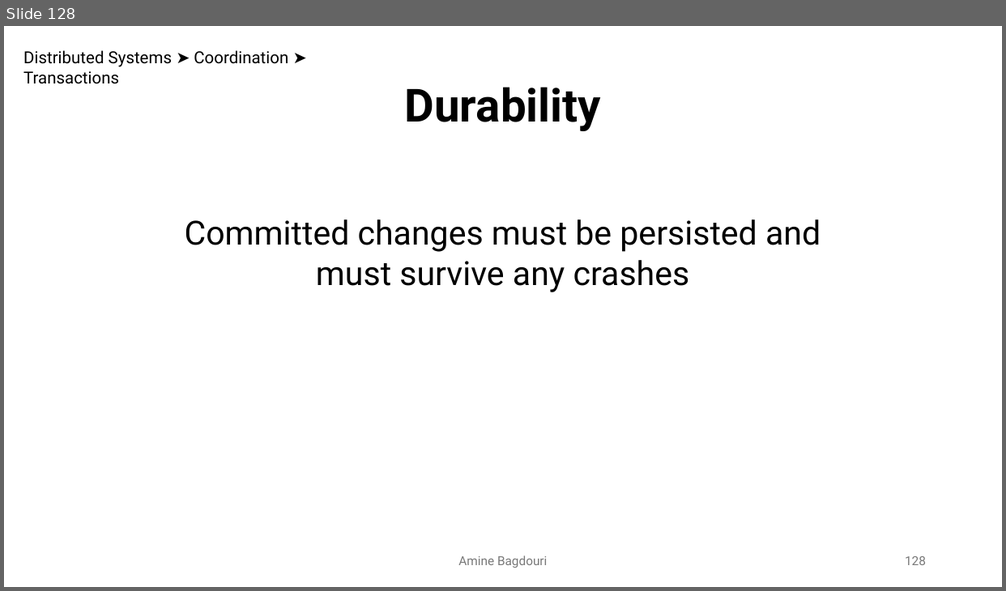
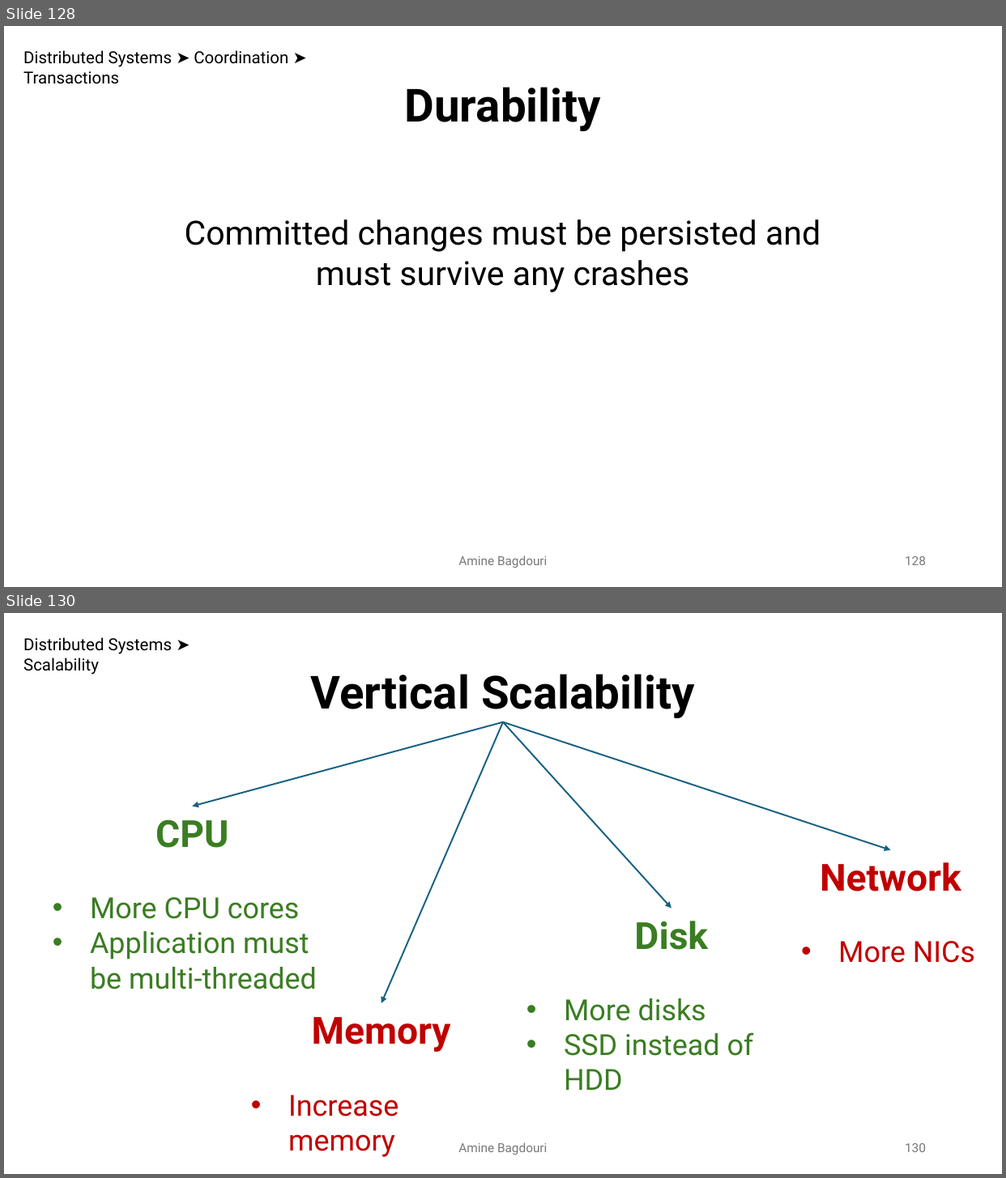
Before and after one commit to aminebag/distributed_systems, a slide deck: distributed_architectures.pptx. Shown one above the other, each under a label of ours: slide 128 before the commit, slides 128 and 130 after it; the slides between them are not shown. The pictures are 1006x591 and 1006x1178 pixels, drawn with LibreOffice and Linux fonts; fonts in the diff are those of the drawing. Boxes give left, top, right and bottom in pixels: in the first picture for what was removed or moved away, otherwise in the second. Text is boxed around its words. In the diff, an @@ line names an element or a change of style, - is before the commit and + after.

```diff
--- a/distributed_architectures.pptx
+++ b/distributed_architectures.pptx
@@ slide 130 added at <box>4,613,1002,1174</box>, background #FFFFFF @@
@@ text added at <box>23,637,172,675</box>, 16 pt, text #000000 @@
+Distributed Systems ➤ Scalability
@@ text added at <box>310,674,695,718</box>, 44 pt, text #000000, bold @@
+Vertical Scalability
@@ arrow added from (503, 722) to (193, 806), #156082 1.5 pt @@
@@ arrow added from (503, 722) to (381, 1003), #156082 1.5 pt @@
@@ arrow added from (503, 722) to (671, 909), #156082 1.5 pt @@
@@ arrow added from (503, 722) to (890, 850), #156082 1.5 pt @@
@@ text added at <box>90,820,317,990</box>, 28 pt, text #3B7D23 @@
+CPU
+• More CPU cores
+• Application must be multi-threaded
@@ text added at <box>820,862,975,963</box>, 28 pt, text #C00000 @@
+Network
+• More NICs
@@ text added at <box>564,921,754,1090</box>, 28 pt, text #3B7D23 @@
+Disk
+• More disks
+• SSD instead of HDD
@@ text added at <box>288,1017,451,1157</box>, 28 pt, text #C00000 @@
+Memory
+• Increase memory
@@ text added at <box>458,1143,547,1155</box>, 12 pt, text #797979 @@
+Amine Bagdouri
@@ page number added at <box>905,1144,926,1152</box>, 12 pt, text #797979 @@
+130
```
Also in this commit, not shown: 17 other slides added.
